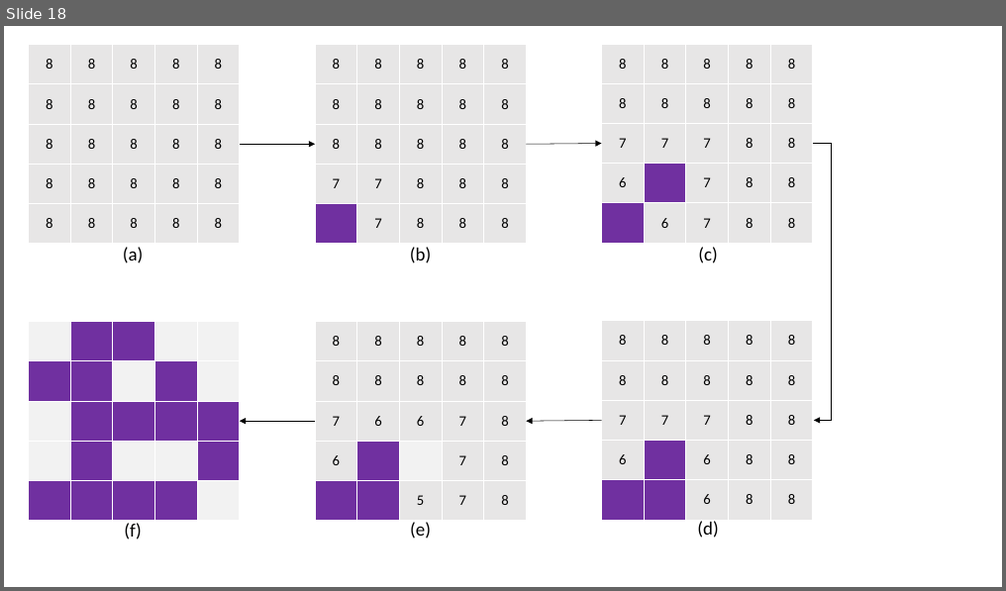
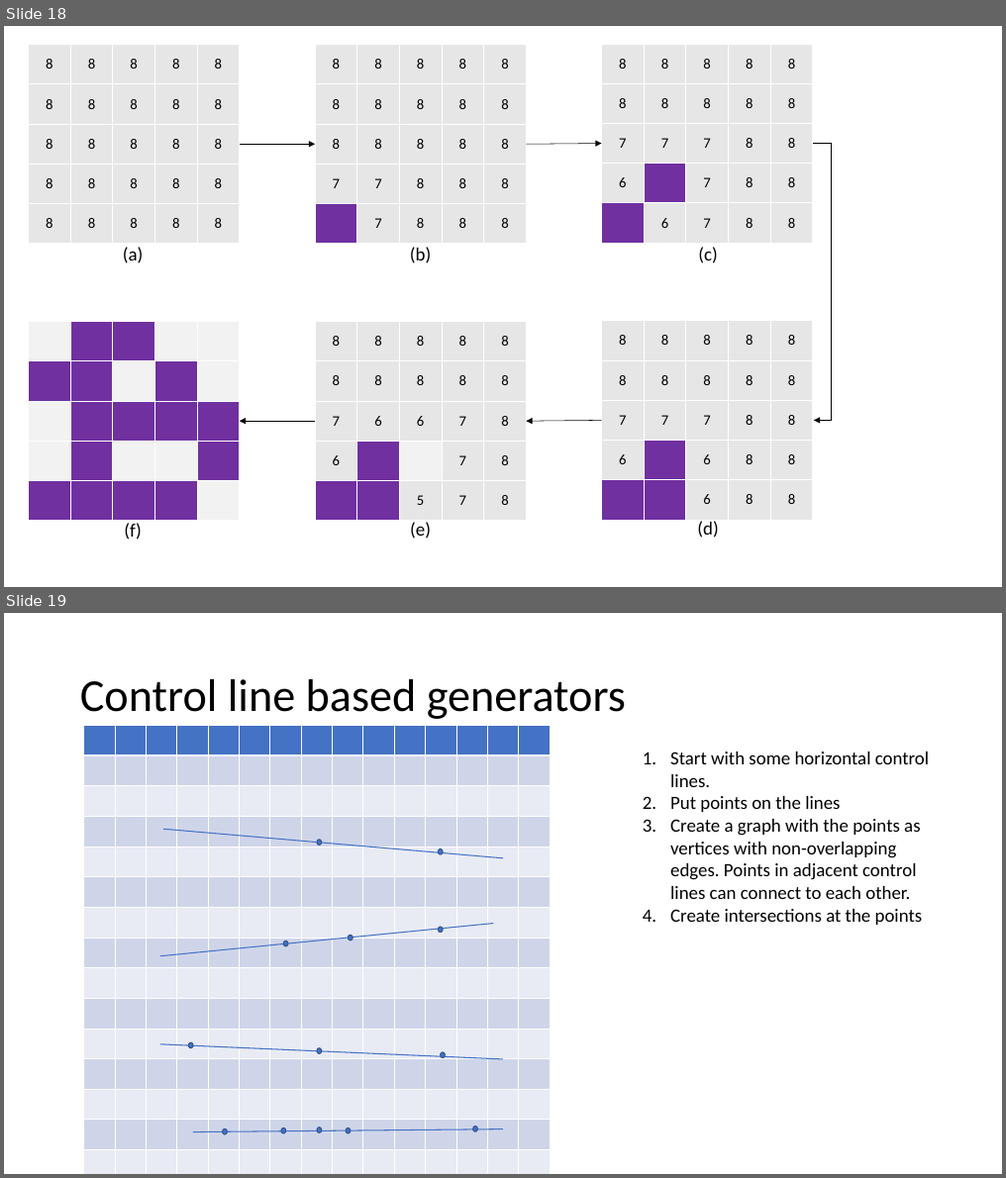
Before and after one commit to AugmentedDesignLab/junction-art, a slide deck: plan/road gen plan.pptx. Shown one above the other, each under a label of ours: slide 18 before the commit, slides 18 and 19 after it. The pictures are 1006x591 and 1006x1178 pixels, drawn with LibreOffice and Linux fonts; fonts in the diff are those of the drawing. Boxes give left, top, right and bottom in pixels: in the first picture for what was removed or moved away, otherwise in the second. Text is boxed around its words. In the diff, an @@ line names an element or a change of style, - is before the commit and + after.

```diff
--- a/plan/road gen plan.pptx
+++ b/plan/road gen plan.pptx
@@ slide 19 added at (4, 613, 1002, 1174), background #FFFFFF @@
@@ title added at (80, 679, 626, 719), 44 pt, text #000000 @@
+Control line based generators
@@ table added at (84, 725, 545, 1174), 15 rows, 15 columns @@
+ |  |  |  |  |  |  |  |  |  |  |  |  |  | 
+ |  |  |  |  |  |  |  |  |  |  |  |  |  | 
+ |  |  |  |  |  |  |  |  |  |  |  |  |  | 
+ |  |  |  |  |  |  |  |  |  |  |  |  |  | 
+ |  |  |  |  |  |  |  |  |  |  |  |  |  | 
+ |  |  |  |  |  |  |  |  |  |  |  |  |  | 
+ |  |  |  |  |  |  |  |  |  |  |  |  |  | 
+ |  |  |  |  |  |  |  |  |  |  |  |  |  | 
+ |  |  |  |  |  |  |  |  |  |  |  |  |  | 
+ |  |  |  |  |  |  |  |  |  |  |  |  |  | 
+ |  |  |  |  |  |  |  |  |  |  |  |  |  | 
+ |  |  |  |  |  |  |  |  |  |  |  |  |  | 
+ |  |  |  |  |  |  |  |  |  |  |  |  |  | 
+ |  |  |  |  |  |  |  |  |  |  |  |  |  | 
+ |  |  |  |  |  |  |  |  |  |  |  |  |  | 
@@ text added at (670, 752, 929, 925), 18 pt, text #000000 @@
+1. Start with some horizontal control lines.
+2. Put points on the lines
+3. Create a graph with the points as vertices with non-overlapping edges. Points in adjacent control lines can connect to each other.
+4. Create intersections at the points
@@ line added from (163, 830) to (503, 859), #4472C4 1 pt @@
@@ ellipse added at (317, 840, 322, 845), fill #4472C4, outline #325491 1 pt @@
@@ ellipse added at (439, 850, 443, 855), fill #4472C4, outline #325491 1 pt @@
@@ line added from (160, 957) to (494, 924), #4472C4 1 pt @@
@@ ellipse added at (349, 935, 352, 940), fill #4472C4, outline #325491 1 pt @@
@@ ellipse added at (439, 927, 443, 932), fill #4472C4, outline #325491 1 pt @@
@@ ellipse added at (283, 941, 288, 947), fill #4472C4, outline #325491 1 pt @@
@@ line added from (160, 1045) to (503, 1059), #4472C4 1 pt @@
@@ ellipse added at (189, 1043, 193, 1048), fill #4472C4, outline #325491 1 pt @@
@@ ellipse added at (317, 1049, 322, 1054), fill #4472C4, outline #325491 1 pt @@
@@ ellipse added at (441, 1053, 445, 1058), fill #4472C4, outline #325491 1 pt @@
@@ line added from (193, 1133) to (503, 1130), #4472C4 1 pt @@
@@ ellipse added at (223, 1130, 227, 1135), fill #4472C4, outline #325491 1 pt @@
@@ ellipse added at (281, 1128, 285, 1134), fill #4472C4, outline #325491 1 pt @@
@@ ellipse added at (317, 1128, 322, 1134), fill #4472C4, outline #325491 1 pt @@
@@ ellipse added at (347, 1128, 350, 1134), fill #4472C4, outline #325491 1 pt @@
@@ ellipse added at (473, 1127, 478, 1132), fill #4472C4, outline #325491 1 pt @@
```
Also in this commit, not shown: 6 other slides added, 2 other files.
